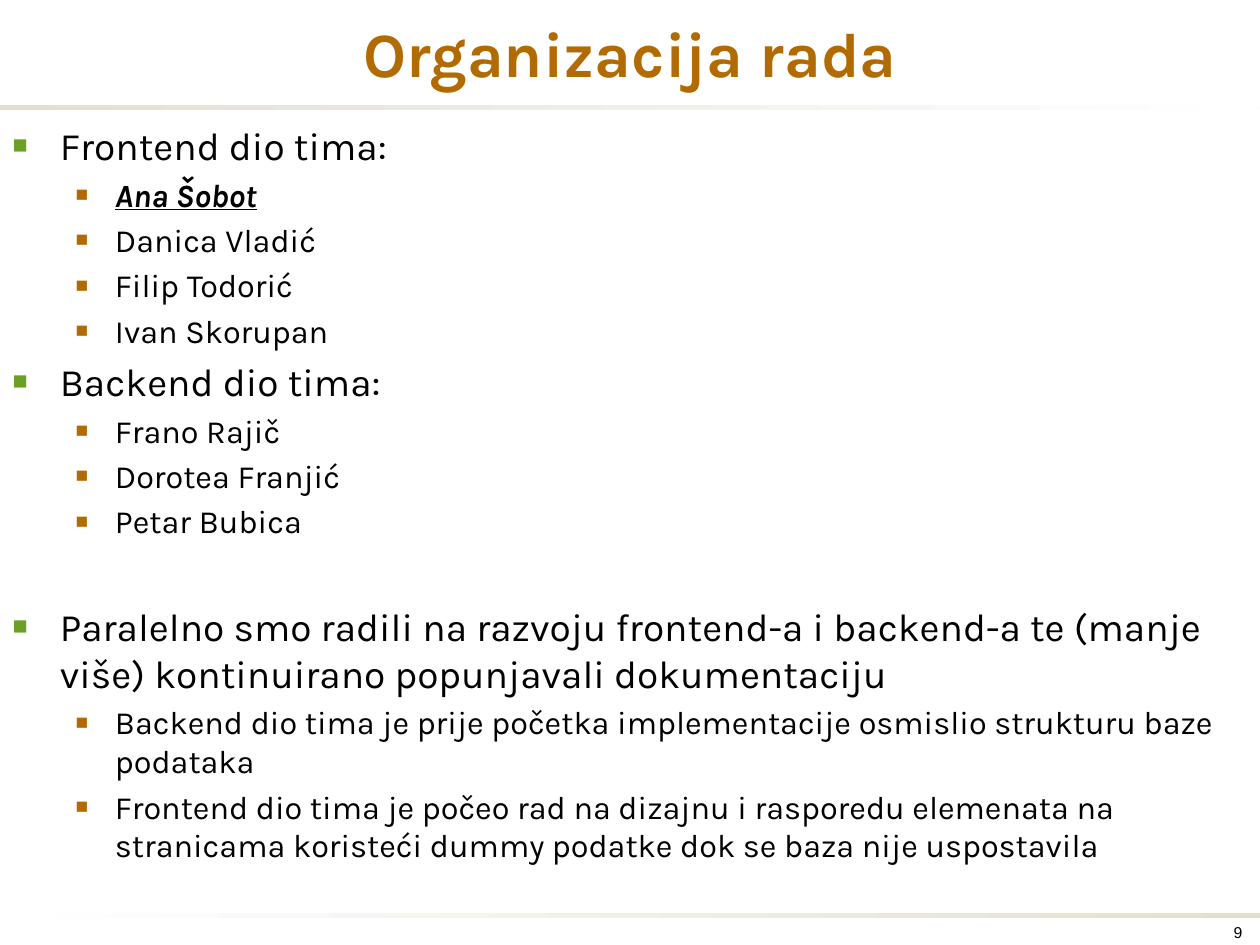
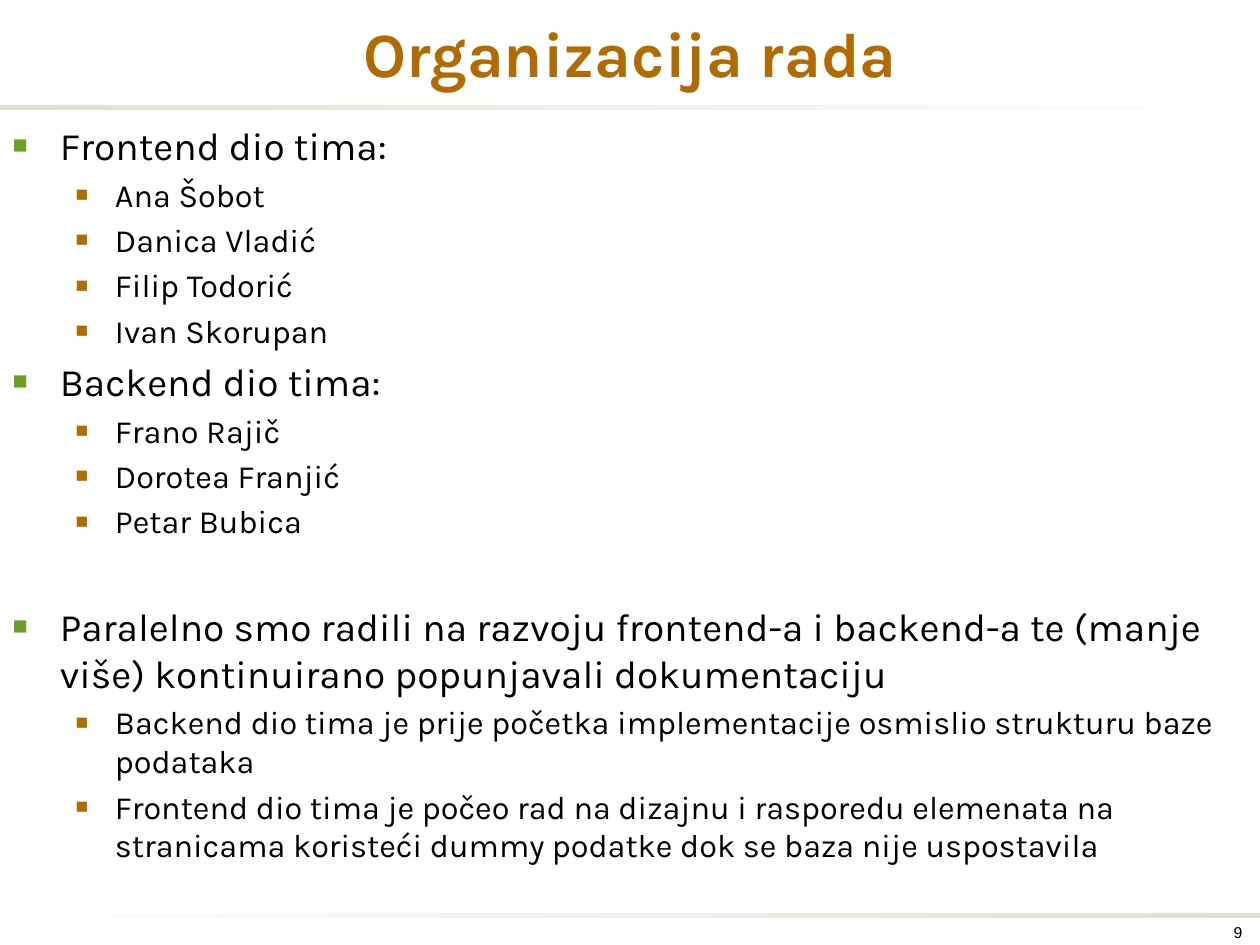
Before and after one commit to m43/fer-opp, a slide deck: slide 9 of [HiveMind] KKRudesWebapp.pptx. Drawn at 1260x945 pixels with LibreOffice and Linux fonts; fonts in the diff are those of the drawing; background and template pictures are left out. Boxes give left, top, right and bottom in pixels: in the first picture for what was removed or moved away, otherwise in the second. Text is boxed around its words. In the diff, an @@ line names an element or a change of style, - is before the commit and + after.

```diff
--- a/[HiveMind] KKRudesWebapp.pptx
+++ b/[HiveMind] KKRudesWebapp.pptx
@@ text at (115, 178, 265, 208): bold off, italic off, underline off in "Ana Šobot" @@
```
Also in this commit, not shown: 5 other slides changed, 1 slide removed.
